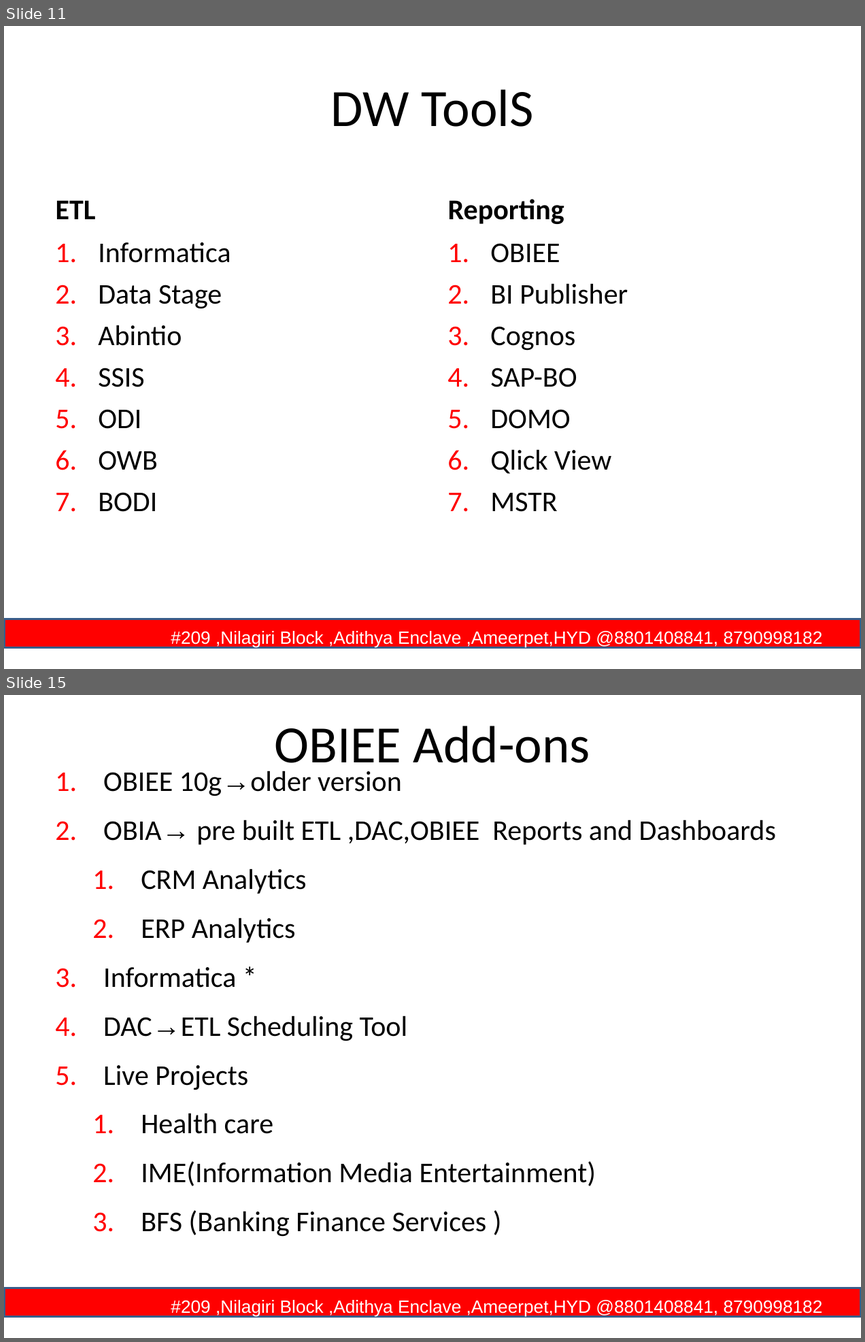
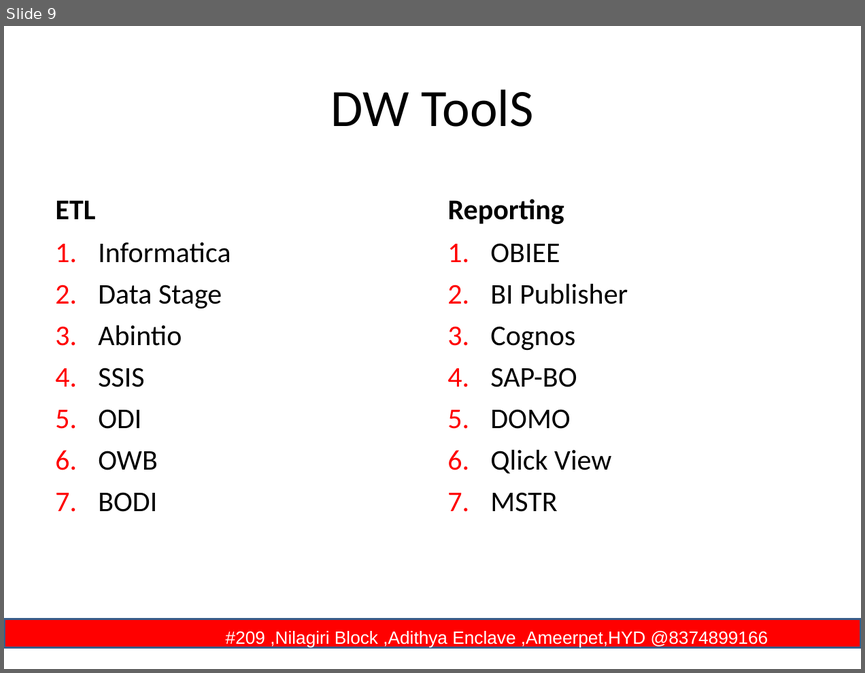
Before and after one commit to rritec/snowflake, a slide deck: Demo1.2.ppt. Shown one above the other, each under a label of ours: slides 11 and 15 before the commit, slide 9 after it; the slides between them are not shown. The pictures are 865x1342 and 865x673 pixels, drawn with LibreOffice and Linux fonts; fonts in the diff are those of the drawing; background and template pictures are left out. Boxes give left, top, right and bottom in pixels: in the first picture for what was removed or moved away, otherwise in the second. Text is boxed around its words. In the diff, an @@ line names an element or a change of style, - is before the commit and + after.

```diff
--- a/Demo1.2.ppt
+++ b/Demo1.2.ppt
@@ slide 15 removed at [4,695,861,1338], background #FFFFFF; not listed: 1 template element that a slide beside it also shows @@
@@ title removed at [274,726,590,775] @@
-OBIEE Add-ons
@@ text removed at [103,770,776,1236] @@
-1. OBIEE 10g→older version
-2. OBIA→ pre built ETL ,DAC,OBIEE Reports and Dashboards
-  1. CRM Analytics
-  2. ERP Analytics
-3. Informatica *
-4. DAC→ETL Scheduling Tool
-5. Live Projects
-  1. Health care
-  2. IME(Information Media Entertainment)
-  3. BFS (Banking Finance Services )
@@ what was slide 11 is now slide 9 @@
@@ slide 9 changed as well @@
@@ text in rectangle at [226,631,768,647]: text changed @@
-#209 ,Nilagiri Block ,Adithya Enclave ,Ameerpet,HYD @8801408841, 8790998182
+#209 ,Nilagiri Block ,Adithya Enclave ,Ameerpet,HYD @8374899166
```
Also in this commit, not shown: 30 other slides changed, 1 slide added, 21 other slides removed.
